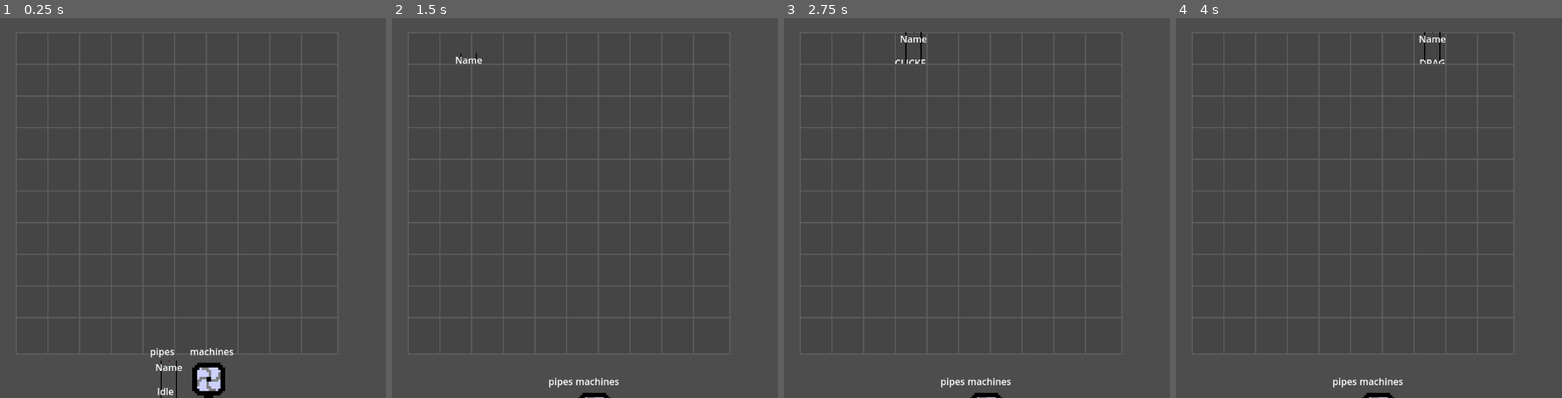
Above: before the commit, frames 1-4 (left to right).
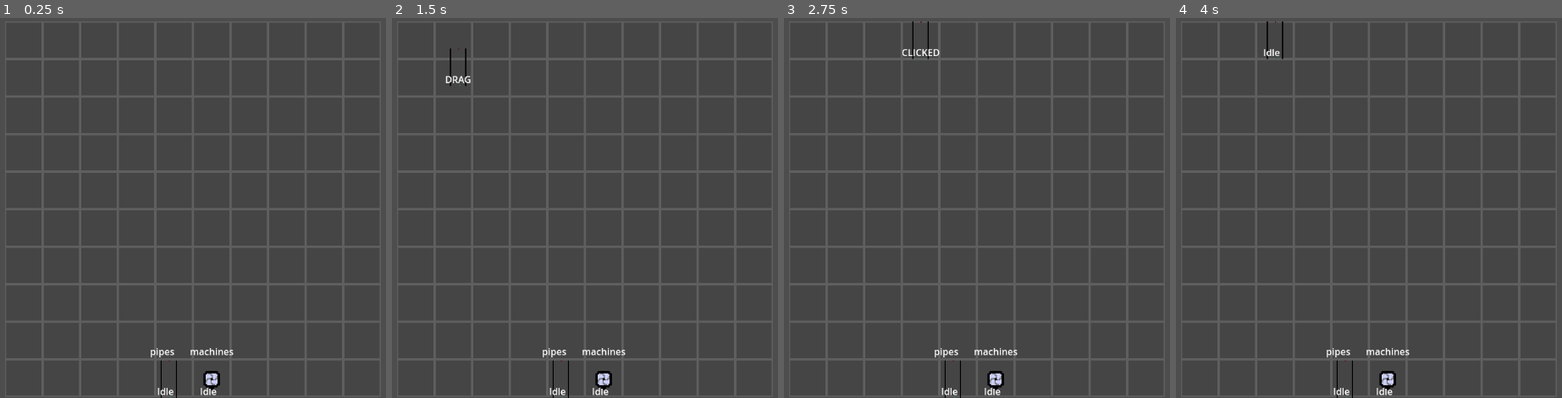
Above: after the commit, the same moments.

Repository: secretmeister2/alchemical-creations
Game: Godot game, scene res://factory.tscn
Two runs of this game, one before a commit and one after it. Both use one fixed random seed, a clock stepped at 60 frames per second and the inputs below.
Inputs (mouse positions are in pixels of both pictures, inside the frame that each line leads up to):
- Up to frame 1 (0.25 s): no input
- Up to frame 2 (1.5 s): tap Enter at 0.5 s; drag from (561, 379) to (426, 52) at 0.52 s; drag from (426, 82) to (554, 52) at 1.27 s
- Up to frame 3 (2.75 s): move the mouse to (915, 52) at 2.02 s; press the mouse at (915, 52) at 2.03 s; hold E (rotate_right, bound only after the commit) from 2.03 s (still down)
- Up to frame 4 (4 s): release E (rotate_right, bound only after the commit) at 2.75 s; release the mouse at (1307, 52) at 2.75 s; tap Space at 2.75 s; drag from (1334, 284) to (1241, 52) at 2.77 s; drag from (1241, 82) to (1430, 52) at 3.52 s

The runs differ from the first frame. In frame 1, 9.0% of the frame differs, in the area x 4-88%, y 3-100%; in frame 2, 9.2%; in frame 3, 9.3%, in the area x 4-88%, y 0-100%; in frame 4, 9.2%.
Error before the commit: Invalid call. Nonexistent function 'set_adjacent_direction' in base 'Control (straight_pipe.gd)'. (res://tile.gd:39)

Commit message:
Cleaned up, made better

Diff:
--- a/factory.gd
+++ b/factory.gd
@@ -44,6 +44,7 @@
 
 func updatesupply() -> void:
 	for key in availabletypes.keys():
+		if not $Supply.has_node(key):
 			var label = Label.new()
 			label.text=key
 			label.set_anchors_preset(PRESET_CENTER_TOP)
@@ -54,7 +55,8 @@
 			$Supply.add_child(vbox)
 			$Supply.get_node(key).add_child(label)
 			$Supply.get_node(key).add_child(hbox)
-			for grandkey in availabletypes[key].keys():
-				var item = availabletypes[key][grandkey].instantiate()
-				item.in_supply=true
-				$Supply.get_node(key).get_node(key+"Sorter").add_child(item)
+		for item in availabletypes[key].keys():
+			if not $Supply.get_node(key).get_node(key+"Sorter").has_node(item):
+				var itemsc = availabletypes[key][item].instantiate()
+				itemsc.in_supply=true
+				$Supply.get_node(key).get_node(key+"Sorter").add_child(itemsc)
--- a/icon.svg
+++ /dev/null
@@ -1 +0,0 @@
-<svg xmlns="http://www.w3.org/2000/svg" width="128" height="128"><rect width="124" height="124" x="2" y="2" fill="#363d52" stroke="#212532" stroke-width="4" rx="14"/><g fill="#fff" transform="translate(12.322 12.322)scale(.101)"><path d="M105 673v33q407 354 814 0v-33z"/><path fill="#478cbf" d="m105 673 152 14q12 1 15 14l4 67 132 10 8-61q2-11 15-15h162q13 4 15 15l8 61 132-10 4-67q3-13 15-14l152-14V427q30-39 56-81-35-59-83-108-43 20-82 47-40-37-88-64 7-51 8-102-59-28-123-42-26 43-46 89-49-7-98 0-20-46-46-89-64 14-123 42 1 51 8 102-48 27-88 64-39-27-82-47-48 49-83 108 26 42 56 81zm0 33v39c0 276 813 276 814 0v-39l-134 12-5 69q-2 10-14 13l-162 11q-12 0-16-11l-10-65H446l-10 65q-4 11-16 11l-162-11q-12-3-14-13l-5-69z"/><path d="M483 600c0 34 58 34 58 0v-86c0-34-58-34-58 0z"/><circle cx="725" cy="526" r="90"/><circle cx="299" cy="526" r="90"/></g><g fill="#414042" transform="translate(12.322 12.322)scale(.101)"><circle cx="307" cy="532" r="60"/><circle cx="717" cy="532" r="60"/></g></svg>
--- a/item_system/example.tscn
+++ /dev/null
@@ -1,42 +0,0 @@
-[gd_scene load_steps=3 format=3 uid="uid://buh3412b0qtpp"]
-
-[ext_resource type="PackedScene" uid="uid://biim2lxri0akl" path="res://item_system/field/field.tscn" id="1_fkhir"]
-[ext_resource type="PackedScene" uid="uid://3trgkf0u68ry" path="res://item_system/item/item.tscn" id="2_5f2as"]
-
-[node name="Game" type="Node"]
-
-[node name="CanvasLayer_Field1_CardsHolder#Card" parent="." instance=ExtResource("2_5f2as")]
-
-[node name="CanvasLayer_Field1_CardsHolder#Card2" parent="." instance=ExtResource("2_5f2as")]
-
-[node name="CanvasLayer_Field1_CardsHolder#Card3" parent="." instance=ExtResource("2_5f2as")]
-
-[node name="CanvasLayer" type="CanvasLayer" parent="." groups=["fields"]]
-
-[node name="Field1" parent="CanvasLayer" instance=ExtResource("1_fkhir")]
-anchors_preset = 7
-anchor_left = 0.5
-anchor_top = 1.0
-anchor_right = 0.5
-anchor_bottom = 1.0
-offset_left = -211.0
-offset_top = -573.0
-offset_right = 210.0
-offset_bottom = -423.0
-grow_horizontal = 2
-grow_vertical = 0
-
-[node name="Field2" parent="CanvasLayer" instance=ExtResource("1_fkhir")]
-anchors_preset = 7
-anchor_left = 0.5
-anchor_top = 1.0
-anchor_right = 0.5
-anchor_bottom = 1.0
-offset_left = -210.0
-offset_top = -267.0
-offset_right = 211.0
-offset_bottom = -117.0
-grow_horizontal = 2
-grow_vertical = 0
-
-[editable path="CanvasLayer/Field1"]
--- a/item_system/field/field.gd
+++ /dev/null
@@ -1,42 +0,0 @@
-class_name Field
-extends MarginContainer
-
-
-@onready var item_drop_area: Area2D = $ItemDropArea
-@onready var items_holder: HBoxContainer = $ItemsHolder
-
-
-func return_item_starting_position(item: Item):
-	item.reparent(items_holder)
-	items_holder.move_child(item, item.index)
-
-
-func set_new_item(item: Item):
-	item_reposition(item)
-	item.home_field = self
-
-
-func item_reposition(item:Item):
-	var field_areas = item.drop_point_detector.get_overlapping_areas()
-	var items_areas = item.item_detector.get_overlapping_areas()
-	var index: int = 0
-
-#	if items_areas.is_empty():
-#		print(field_areas.has(item_drop_area_left))
-#		if field_areas.has(item_drop_area_right):
-#			index = items_holder.get_children().size()
-#	elif items_areas.size() == 1:
-#		if field_areas.has(item_drop_area_left):
-#			index = items_areas[0].get_parent().get_index()
-#		else:
-#			index = items_areas[0].get_parent().get_index() + 1
-#	else:
-#		index = items_areas[0].get_parent().get_index()
-#		if index > items_areas[1].get_parent().get_index():
-#			index = items_areas[1].get_parent().get_index()
-#
-#		index += 1
-	if items_holder.get_child_count() > 0:
-		items_holder.get_child(0).queue_free()
-	item.reparent(items_holder)
-	#items_holder.move_child(item, index)
--- a/item_system/field/field.tscn
+++ /dev/null
@@ -1,30 +0,0 @@
-[gd_scene load_steps=3 format=3 uid="uid://biim2lxri0akl"]
-
-[ext_resource type="Script" path="res://item_system/field/field.gd" id="1_7p7dw"]
-
-[sub_resource type="RectangleShape2D" id="RectangleShape2D_x5d2d"]
-size = Vector2(64, 64)
-
-[node name="Field" type="MarginContainer"]
-custom_minimum_size = Vector2(64, 64)
-anchors_preset = -1
-anchor_right = 0.0555556
-anchor_bottom = 0.0987654
-script = ExtResource("1_7p7dw")
-metadata/_edit_use_anchors_ = true
-
-[node name="Panel" type="Panel" parent="."]
-modulate = Color(1, 1, 1, 0.278431)
-layout_mode = 2
-
-[node name="ItemsHolder" type="HBoxContainer" parent="."]
-layout_mode = 2
-alignment = 1
-
-[node name="ItemDropArea" type="Area2D" parent="."]
-position = Vector2(32, 32)
-collision_layer = 5
-monitoring = false
-
-[node name="CollisionShape2D" type="CollisionShape2D" parent="ItemDropArea"]
-shape = SubResource("RectangleShape2D_x5d2d")
--- a/item_system/item/item.gd
+++ b/item_system/item/item.gd
@@ -7,6 +7,9 @@
 @onready var state_machine: ItemStateMachine = $ItemStateMachine
 @onready var drop_point_detector: Area2D = $DropPointDetector
 @onready var home_field
+@export var in_supply = false
+@export var type: String = "none"
+@export var item_name: String = "none"
 var index: int = 0
 
 #func _ready():
--- a/item_system/item/item.tscn
+++ b/item_system/item/item.tscn
@@ -5,23 +5,27 @@
 [ext_resource type="Script" path="res://item_system/item/state_machine/states/idle_item_state.gd" id="3_bx54l"]
 [ext_resource type="Script" path="res://item_system/item/state_machine/states/clicked_item_state.gd" id="4_2bop5"]
 [ext_resource type="Script" path="res://item_system/item/state_machine/states/drag_item_state.gd" id="5_f7w2d"]
-[ext_resource type="Script" path="res://item_system/item/state_machine/states/release_card_state.gd" id="6_r0y7t"]
+[ext_resource type="Script" path="res://item_system/item/state_machine/states/release_item_state.gd" id="6_r0y7t"]
 [ext_resource type="Script" path="res://item_system/item/state_machine/states/hover_item_state.gd" id="7_xjssr"]
 
 [sub_resource type="RectangleShape2D" id="RectangleShape2D_gwet6"]
 size = Vector2(48, 48)
 
 [node name="Item" type="Control"]
+z_index = 1
+z_as_relative = false
 custom_minimum_size = Vector2(64, 64)
 layout_mode = 3
 anchors_preset = 0
-size_flags_horizontal = 4
+size_flags_horizontal = 6
 size_flags_vertical = 4
+size_flags_stretch_ratio = 0.0
 mouse_filter = 1
 script = ExtResource("1_gelhr")
 metadata/_edit_use_anchors_ = true
 
 [node name="ColorRect" type="ColorRect" parent="."]
+visible = false
 layout_mode = 1
 offset_right = 64.0
 offset_bottom = 64.0
@@ -30,6 +34,7 @@
 
 [node name="NameLabel" type="Label" parent="."]
 unique_name_in_owner = true
+visible = false
 layout_mode = 1
 anchors_preset = 5
 anchor_left = 0.5
--- a/item_system/item/state_machine/item_state_machine.gd
+++ b/item_system/item/state_machine/item_state_machine.gd
@@ -58,4 +58,4 @@
 
 	current_state = new_state
 
-	prints(get_parent() ,"current state", current_state)
+	#prints(get_parent() ,"current state", current_state)
--- a/item_system/item/state_machine/states/drag_item_state.gd
+++ b/item_system/item/state_machine/states/drag_item_state.gd
@@ -10,10 +10,14 @@
 func on_input(event: InputEvent):
 	var mouse_motion := event is InputEventMouseMotion
 	var confirm = event.is_action_released("mouse_left")
-
 	if mouse_motion:
 		item.global_position = item.get_global_mouse_position() - item.pivot_offset
 
 	if confirm:
 		get_viewport().set_input_as_handled()
 		transitioned.emit("Release")
+	if Input.is_action_just_pressed("rotate_left") or Input.is_action_just_pressed("rotate_right"):
+		if Input.get_axis("rotate_left", "rotate_right") < 0:
+			item.find_child("*Sprite").rotate(PI/2)
+		elif Input.get_axis("rotate_left", "rotate_right") > 0:
+			item.find_child("*Sprite").rotate(-PI/2)
--- a/item_system/item/state_machine/states/idle_item_state.gd
+++ b/item_system/item/state_machine/states/idle_item_state.gd
@@ -9,4 +9,3 @@
 
 func on_mouse_entered():
 	transitioned.emit("hover")
-	print("idle to hover")
--- a/item_system/item/state_machine/states/release_card_state.gd
+++ b/item_system/item/state_machine/states/release_item_state.gd
@@ -4,7 +4,10 @@
 func _enter():
 	item.color_rect.color = Color.DARK_VIOLET
 	item.label.text = "Release"
-
+	if item.in_supply:
+		var replaceitem = item.duplicate()
+		item.get_parent().add_child(replaceitem)
+		item.in_supply=false
 	#When a card is released, it checks where it is at the time of release.
 	var field_areas = item.drop_point_detector.get_overlapping_areas()
 
@@ -12,9 +15,7 @@
 		#item.home_field.return_item_starting_position(item)
 		item.queue_free()
 	elif field_areas[0].get_parent() == item.home_field:
-		item.home_field.set_item(item)
+		item.home_field.set_item_type(item.type, item)
 	else:
-		var new_tile: Control = field_areas[0].get_parent()
-		new_tile.set_item(item)
-
+		field_areas[0].get_parent().set_item_type(item.type, item)
 	transitioned.emit("idle")
--- a/mixer.gd
+++ b/mixer.gd
@@ -1,6 +1,5 @@
-extends Control
+extends Item
 var timer = 0
-@export var in_supply = false
 
 func _process(delta: float) -> void:
 	pass
--- a/mixer.tscn
+++ b/mixer.tscn
@@ -1,17 +1,32 @@
-[gd_scene load_steps=3 format=3 uid="uid://cuwy0hkvldpu7"]
+[gd_scene load_steps=4 format=3 uid="uid://twhk6weeoa4v"]
 
 [ext_resource type="Texture2D" uid="uid://bqndt2sxtedgp" path="res://machines.png" id="1_a2eff"]
 [ext_resource type="Script" path="res://mixer.gd" id="1_ndnmx"]
+[ext_resource type="PackedScene" uid="uid://3trgkf0u68ry" path="res://item_system/item/item.tscn" id="1_xfyiu"]
 
-[node name="Mixer" type="Control"]
-layout_mode = 3
-anchors_preset = 0
-scale = Vector2(4, 4)
+[node name="Mixer" instance=ExtResource("1_xfyiu")]
 script = ExtResource("1_ndnmx")
+type = "machine"
+item_name = "mixer"
 
-[node name="MixerSprite" type="Sprite2D" parent="."]
+[node name="Idle" parent="ItemStateMachine" index="0" node_paths=PackedStringArray("item")]
+item = NodePath("../..")
+
+[node name="Click" parent="ItemStateMachine" index="1" node_paths=PackedStringArray("item")]
+item = NodePath("../..")
+
+[node name="Drag" parent="ItemStateMachine" index="2" node_paths=PackedStringArray("item")]
+item = NodePath("../..")
+
+[node name="Release" parent="ItemStateMachine" index="3" node_paths=PackedStringArray("item")]
+item = NodePath("../..")
+
+[node name="Hover" parent="ItemStateMachine" index="4" node_paths=PackedStringArray("item")]
+item = NodePath("../..")
+
+[node name="MixerSprite" type="Sprite2D" parent="." index="5"]
 position = Vector2(32, 32)
-scale = Vector2(4, 4)
+scale = Vector2(2, 2)
 texture = ExtResource("1_a2eff")
 hframes = 2
 vframes = 5
--- a/project.godot
+++ b/project.godot
@@ -14,13 +14,25 @@
 config/tags=PackedStringArray("project")
 run/main_scene="res://factory.tscn"
 config/features=PackedStringArray("4.3", "Forward Plus")
-config/icon="res://icon.svg"
+config/icon="res://tile.png"
 
 [input]
 
 mouse_left={
 "deadzone": 0.5,
 "events": [Object(InputEventMouseButton,"resource_local_to_scene":false,"resource_name":"","device":-1,"window_id":0,"a …(259 unchanged characters)…
+]
+}
+rotate_left={
+"deadzone": 0.5,
+"events": [Object(InputEventKey,"resource_local_to_scene":false,"resource_name":"","device":-1,"window_id":0,"alt_pressed":false,"shift_pressed":false,"ctrl_pressed":false,"meta_pressed":false,"pressed":false,"keycode":0,"physical_keycode":81,"key_label":0,"unicode":113,"location":0,"echo":false,"script":null)
+, Object(InputEventJoypadMotion,"resource_local_to_scene":false,"resource_name":"","device":-1,"axis":0,"axis_value":-1.0,"script":null)
+]
+}
+rotate_right={
+"deadzone": 0.5,
+"events": [Object(InputEventKey,"resource_local_to_scene":false,"resource_name":"","device":-1,"window_id":0,"alt_pressed":false,"shift_pressed":false,"ctrl_pressed":false,"meta_pressed":false,"pressed":false,"keycode":0,"physical_keycode":69,"key_label":0,"unicode":101,"location":0,"echo":false,"script":null)
+, Object(InputEventJoypadMotion,"resource_local_to_scene":false,"resource_name":"","device":-1,"axis":0,"axis_value":1.0,"script":null)
 ]
 }
 
--- a/straight_pipe.gd
+++ b/straight_pipe.gd
@@ -1,4 +1 @@
 extends Item
-
-@export var in_supply = false
-@export var type = "pipe"
--- a/straight_pipe.tscn
+++ b/straight_pipe.tscn
@@ -1,119 +1,30 @@
-[gd_scene load_steps=11 format=3 uid="uid://go2hmj2s0gyu"]
+[gd_scene load_steps=3 format=3 uid="uid://bilqa6iwr7kqx"]
 
-[ext_resource type="Script" path="res://straight_pipe.gd" id="1_ik7os"]
-[ext_resource type="Texture2D" uid="uid://b0u1oqiftlt1k" path="res://pipes.png" id="1_lhhnq"]
-[ext_resource type="Script" path="res://item_system/item/state_machine/item_state_machine.gd" id="3_lku2d"]
-[ext_resource type="Script" path="res://item_system/item/state_machine/states/idle_item_state.gd" id="4_7krt1"]
-[ext_resource type="Script" path="res://item_system/item/state_machine/states/clicked_item_state.gd" id="5_60l48"]
-[ext_resource type="Script" path="res://item_system/item/state_machine/states/drag_item_state.gd" id="6_pc5yq"]
-[ext_resource type="Script" path="res://item_system/item/state_machine/states/release_card_state.gd" id="7_h6bw5"]
-[ext_resource type="Script" path="res://item_system/item/state_machine/states/hover_item_state.gd" id="8_csf51"]
+[ext_resource type="PackedScene" uid="uid://3trgkf0u68ry" path="res://item_system/item/item.tscn" id="1_ichgp"]
+[ext_resource type="Texture2D" uid="uid://b0u1oqiftlt1k" path="res://pipes.png" id="2_1nfmp"]
 
-[sub_resource type="RectangleShape2D" id="RectangleShape2D_m3sw0"]
-size = Vector2(64, 64)
+[node name="straight_pipe" instance=ExtResource("1_ichgp")]
+type = "pipe"
+item_name = "straight"
 
-[sub_resource type="RectangleShape2D" id="RectangleShape2D_lls8c"]
-size = Vector2(64, 64)
-
-[node name="StraightPipe" type="Control"]
-custom_minimum_size = Vector2(64, 64)
-layout_mode = 3
-anchors_preset = 0
-offset_right = 64.0
-offset_bottom = 64.0
-script = ExtResource("1_ik7os")
-
-[node name="Area2D" type="Area2D" parent="."]
+[node name="Sprite" type="Sprite2D" parent="." index="0"]
 position = Vector2(32, 32)
-
-[node name="CollisionShape2D" type="CollisionShape2D" parent="Area2D"]
-shape = SubResource("RectangleShape2D_m3sw0")
-
-[node name="PipeSprite" type="Sprite2D" parent="."]
-clip_children = 2
-position = Vector2(32, 32)
-texture = ExtResource("1_lhhnq")
+texture = ExtResource("2_1nfmp")
 hframes = 8
 vframes = 8
 frame = 8
 
-[node name="StraightFlow" type="Sprite2D" parent="PipeSprite"]
-
-[node name="StraightFill" type="Sprite2D" parent="PipeSprite"]
-
-[node name="ColorRect" type="ColorRect" parent="."]
-visible = false
-offset_right = 64.0
-offset_bottom = 64.0
-mouse_filter = 1
-color = Color(0, 0, 0, 1)
-
-[node name="NameLabel" type="Label" parent="."]
-unique_name_in_owner = true
-layout_mode = 1
-anchors_preset = 5
-anchor_left = 0.5
-anchor_right = 0.5
-offset_left = -23.5
-offset_right = 23.5
-offset_bottom = 23.0
-grow_horizontal = 2
-text = "Name"
-
-[node name="Label" type="Label" parent="."]
-layout_mode = 1
-anchors_preset = 7
-anchor_left = 0.5
-anchor_top = 1.0
-anchor_right = 0.5
-anchor_bottom = 1.0
-offset_left = -20.0
-offset_top = -23.0
-offset_right = 20.0
-grow_horizontal = 2
-grow_vertical = 0
-text = "State"
-
-[node name="ItemStateMachine" type="Node" parent="." node_paths=PackedStringArray("initial_state")]
-script = ExtResource("3_lku2d")
-initial_state = NodePath("Idle")
-
-[node name="Idle" type="Node" parent="ItemStateMachine" node_paths=PackedStringArray("item")]
-script = ExtResource("4_7krt1")
+[node name="Idle" parent="ItemStateMachine" index="0" node_paths=PackedStringArray("item")]
 item = NodePath("../..")
 
-[node name="Click" type="Node" parent="ItemStateMachine" node_paths=PackedStringArray("item")]
-script = ExtResource("5_60l48")
+[node name="Click" parent="ItemStateMachine" index="1" node_paths=PackedStringArray("item")]
 item = NodePath("../..")
 
-[node name="Drag" type="Node" parent="ItemStateMachine" node_paths=PackedStringArray("item")]
-script = ExtResource("6_pc5yq")
+[node name="Drag" parent="ItemStateMachine" index="2" node_paths=PackedStringArray("item")]
 item = NodePath("../..")
 
-[node name="Release" type="Node" parent="ItemStateMachine" node_paths=PackedStringArray("item")]
-script = ExtResource("7_h6bw5")
+[node name="Release" parent="ItemStateMachine" index="3" node_paths=PackedStringArray("item")]
 item = NodePath("../..")
 
-[node name="Hover" type="Node" parent="ItemStateMachine" node_paths=PackedStringArray("item")]
-script = ExtResource("8_csf51")
+[node name="Hover" parent="ItemStateMachine" index="4" node_paths=PackedStringArray("item")]
 item = NodePath("../..")
-
-[node name="DropPointDetector" type="Area2D" parent="."]
-collision_layer = 8
-collision_mask = 4
-
-[node name="CollisionShape2D" type="CollisionShape2D" parent="DropPointDetector"]
-position = Vector2(32, 32)
-shape = SubResource("RectangleShape2D_lls8c")
-
-[node name="ItemsDetector" type="Area2D" parent="."]
-collision_layer = 8
-collision_mask = 8
-
-[node name="CollisionShape2D" type="CollisionShape2D" parent="ItemsDetector"]
-position = Vector2(32, 32)
-shape = SubResource("RectangleShape2D_lls8c")
-
-[connection signal="gui_input" from="." to="." method="_on_gui_input"]
-[connection signal="mouse_entered" from="." to="." method="_on_mouse_entered"]
-[connection signal="mouse_exited" from="." to="." method="_on_mouse_exited"]
--- a/tile.gd
+++ b/tile.gd
@@ -14,6 +14,17 @@
 
 func set_adjacent_direction(direction: String, tile: Control):
 	adjacent[direction] = tile
+
+func _ready():
+	if get_parent().get_child_count() > 1:
+		var lefttile = get_parent().get_children()[get_index()-1]
+		adjacent["left"]= lefttile
+		lefttile.adjacent["right"]=self
+	if get_parent().get_parent().get_index() > 1:
+		var uprow = get_parent().get_parent().get_children()[get_parent().get_index()-1]
+		var uptile = uprow.get_children()[get_index()]
+		adjacent["up"]= uptile
+		uptile.adjacent["down"]=self
 
 func flow(fluid: Fluid):
 	# Handle fluid flow through the tile (this could depend on tile type, speed, etc.)
@@ -32,8 +43,14 @@
 	if item.type == "pipe":
 		self.fluid = fluid
 
-func set_item(item: Item):
-	for child in $ItemContainer.get_children(): if is_instance_of(child, Item) && child != item: child.queue_free()
+func set_item_type(type: String, item: Item):
+	var childsoftype=$ItemContainer.get_children().filter(func istype(titem: Node): if "type" in titem: return titem.type == type else: return false)
+	if not childsoftype.is_empty():
+		if not $ItemContainer.has_node(item.get_path()):
+			childsoftype[0].queue_free()
+		else:
+			item.set_global_position(global_position)
+
+
 	item.reparent($ItemContainer)
 	item.home_field = self
-	item.set_adjacent_direction()
--- a/tile.tscn
+++ b/tile.tscn
@@ -7,27 +7,27 @@
 size = Vector2(64, 64)
 
 [node name="Tile" type="Control"]
-custom_minimum_size = Vector2(50, 50)
+z_index = -1
+custom_minimum_size = Vector2(60, 60)
 layout_mode = 3
 anchors_preset = 0
-offset_left = 1.0
-offset_right = 51.0
-offset_bottom = 50.0
+offset_right = 60.0
+offset_bottom = 60.0
 script = ExtResource("1_hbcrr")
 
 [node name="Sprite2D" type="Sprite2D" parent="."]
+position = Vector2(32, 32)
 texture = ExtResource("1_erxwq")
 
 [node name="TileArea" type="Area2D" parent="."]
+position = Vector2(32, 32)
 collision_layer = 4
 
 [node name="CollisionShape2D" type="CollisionShape2D" parent="TileArea"]
 shape = SubResource("RectangleShape2D_x8lbj")
 
-[node name="ItemContainer" type="VBoxContainer" parent="."]
+[node name="ItemContainer" type="CenterContainer" parent="."]
 custom_minimum_size = Vector2(64, 64)
-layout_mode = 0
-offset_left = -32.0
-offset_top = -32.0
-offset_right = 32.0
-offset_bottom = 32.0
+layout_mode = 2
+offset_right = 64.0
+offset_bottom = 64.0
Not shown, removed: icon.svg.import
